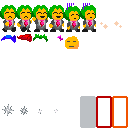
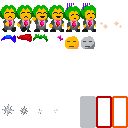
Layered file, before and after one edit (128x128). Changes by layer:
painted on "player" over [81, 36, 95, 49]
